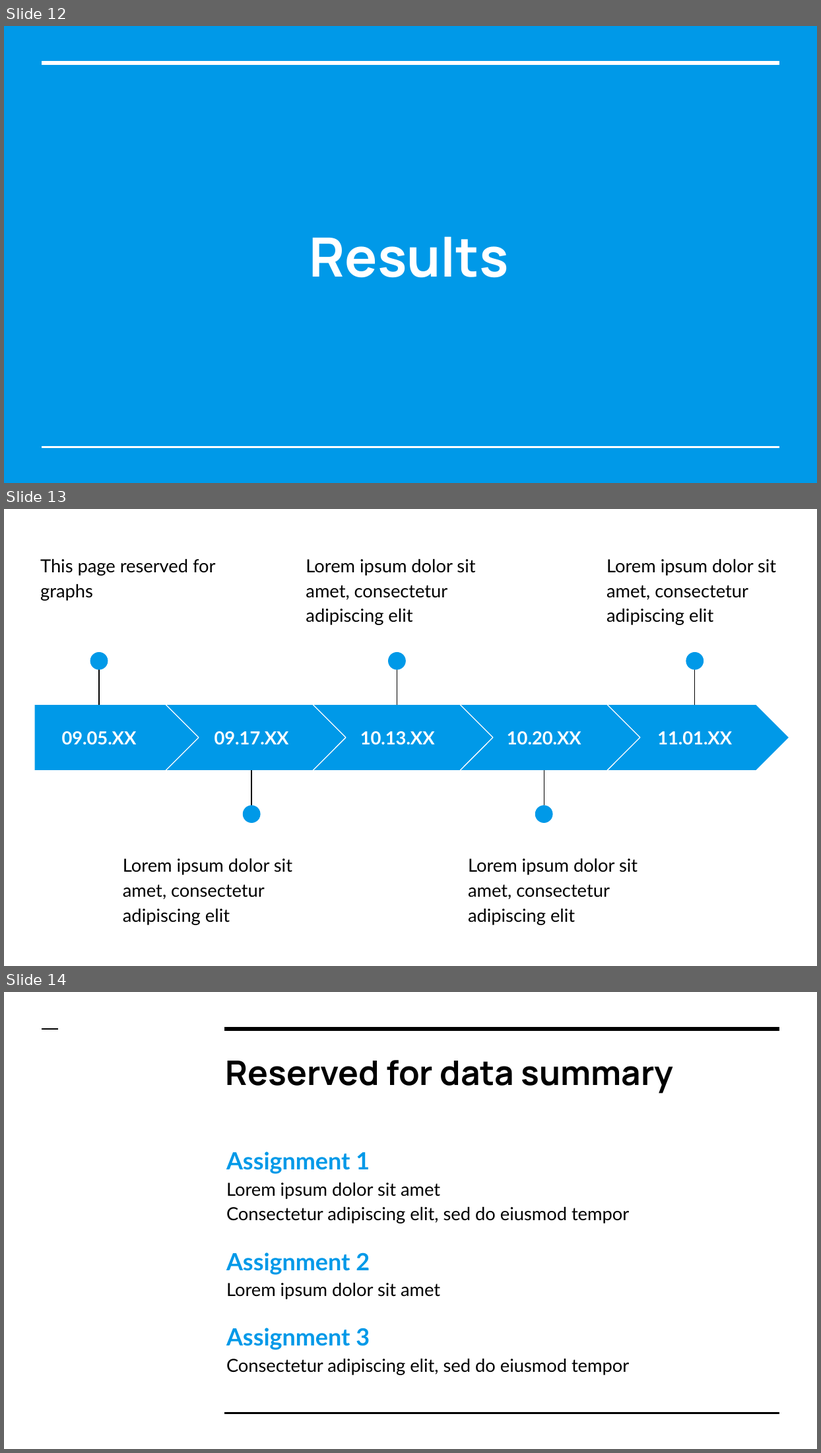
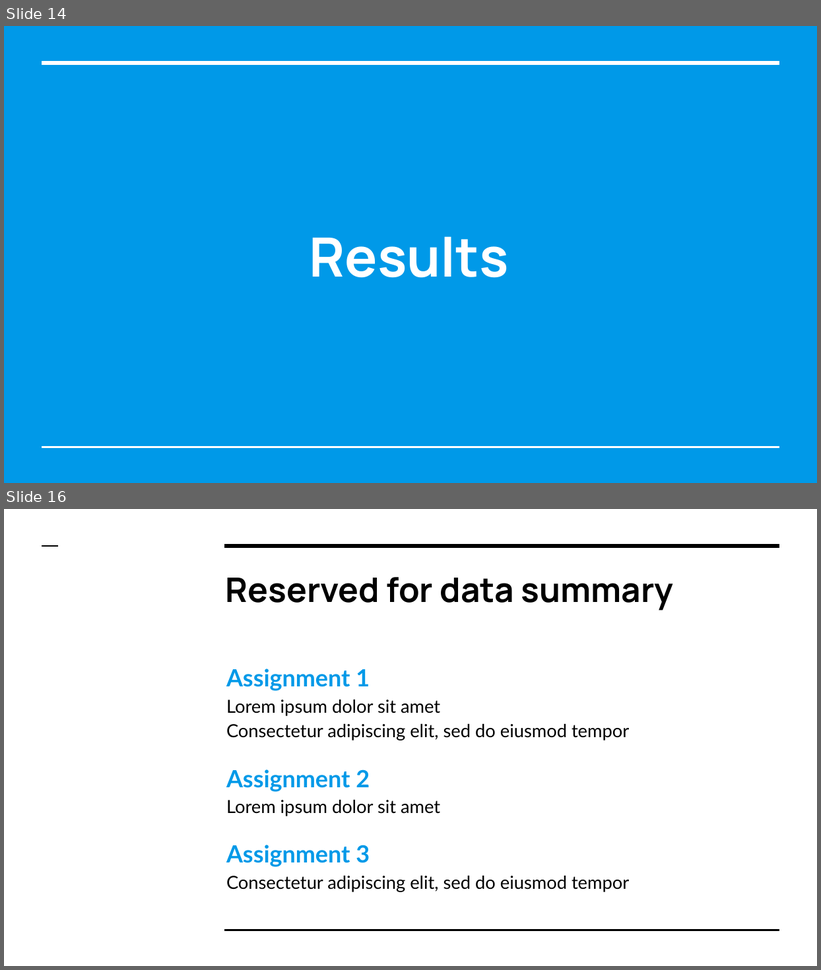
Before and after one commit to ssheggrud/Mod_20_Project, a slide deck: Presentation/Group5Presentation.pptx. Shown one above the other, each under a label of ours: slides 12, 13 and 14 before the commit, slides 14 and 16 after it; the slides between them are not shown. The pictures are 821x1453 and 821x970 pixels, drawn with LibreOffice and Linux fonts; fonts in the diff are those of the drawing. Boxes give left, top, right and bottom in pixels: in the first picture for what was removed or moved away, otherwise in the second. Text is boxed around its words. In the diff, an @@ line names an element or a change of style, - is before the commit and + after.

```diff
--- a/Presentation/Group5Presentation.pptx
+++ b/Presentation/Group5Presentation.pptx
@@ slide 13 removed at (4, 509, 817, 966), background #FFFFFF @@
@@ text removed at (40, 559, 216, 601) @@
-This page reserved for graphs
@@ text removed at (306, 559, 475, 625) @@
-Lorem ipsum dolor sit amet, consectetur adipiscing elit
@@ text removed at (607, 559, 776, 625) @@
-Lorem ipsum dolor sit amet, consectetur adipiscing elit
@@ ellipse removed at (90, 652, 108, 670) @@
@@ line removed from (99, 656) to (99, 705) @@
@@ ellipse removed at (388, 652, 406, 670) @@
@@ line removed from (397, 656) to (397, 705) @@
@@ ellipse removed at (686, 652, 704, 670) @@
@@ line removed from (695, 656) to (695, 705) @@
@@ pentagon arrow removed at (34, 704, 201, 771) @@
@@ chevron removed at (166, 704, 348, 771) @@
@@ chevron removed at (313, 704, 495, 771) @@
@@ chevron removed at (460, 704, 642, 771) @@
@@ chevron removed at (607, 704, 789, 771) @@
@@ text removed at (62, 731, 137, 745) @@
-09.05.XX
@@ text removed at (215, 731, 289, 745) @@
-09.17.XX
@@ text removed at (360, 731, 435, 745) @@
-10.13.XX
@@ text removed at (507, 731, 582, 745) @@
-10.20.XX
@@ text removed at (657, 731, 732, 745) @@
-11.01.XX
@@ line removed from (252, 820) to (252, 770) @@
@@ line removed from (544, 820) to (544, 770) @@
@@ ellipse removed at (243, 806, 261, 824) @@
@@ ellipse removed at (535, 806, 553, 824) @@
@@ text removed at (123, 859, 292, 925) @@
-Lorem ipsum dolor sit amet, consectetur adipiscing elit
@@ text removed at (468, 859, 638, 925) @@
-Lorem ipsum dolor sit amet, consectetur adipiscing elit
@@ what was slide 12 is now slide 14 @@
@@ what was slide 14 is now slide 16 @@
```
Also in this commit, not shown: 2 slides changed, 3 slides added.
